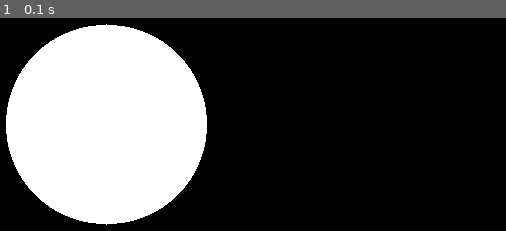
Above: before the commit, frame 1.
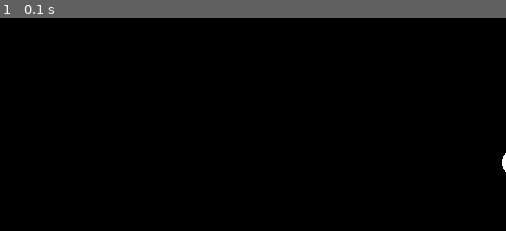
Above: after the commit, the same moment.

Repository: tyrvi/evo_layout
Game: pygame game, started from src/draw.py
Same seed, same stepped clock (60 frames per second), same inputs: the game is played once before the commit and once after it.
Inputs:
- Up to frame 1 (0.1 s): no input

The runs differ from the first frame. In frame 1, 29% of the frame differs, in the area x 1-100%, y 2-98%.

Commit message:
added todo list in README and code for creating a graph to test with

Diff:
--- a/src/draw.py
+++ b/src/draw.py
@@ -2,7 +2,7 @@
 from pygame import gfxdraw
 
 
-def draw():
+def draw_example():
     pygame.init()
     size = (600, 600)
     screen = pygame.display.set_mode(size)
@@ -13,7 +13,7 @@
     clock = pygame.time.Clock()
     fps = 40
 
-    gfxdraw.filled_circle(screen, 200, 200, 100, white)
+    gfxdraw.filled_circle(screen, 610, 238, 14, white)
 
     while not done:
         for event in pygame.event.get():
@@ -24,9 +24,9 @@
         pygame.display.flip()
 
 
-def main():
-    draw()
+def draw_graph(graph):
+    raise(NotImplementedError("draw_graph has not been implemented yet"))
 
 
 if __name__ == '__main__':
-    main()
+    draw_example()
--- a/src/graph.py
+++ b/src/graph.py
@@ -1,4 +1,5 @@
 import numpy as np
+
 
 class Graph:
     """A Graph is a list of vertices and a list of edges"""
@@ -6,14 +7,42 @@
         self.V = V
         self.E = E
 
+    def add_vertex(self, v):
+        self.V.append(v)
+
+    def add_edge(self, e):
+        self.E.append(e)
+
+    def __str__(self):
+        s = "Vertices:\n"
+        for v in self.V:
+            s += str(v) + "\n"
+        s += "Edges:\n"
+        for e in self.E:
+            s += str(e) + "\n"
+
+        return s
+
 
 class Vertex:
     """A Vertex consists of a 2-tuple for position, `pos`, and a 2-tuple for
     displacement, `disp`."""
-    def __init__(self, pos=[0, 0], disp=[0, 0], random=False):
+    def __init__(self, idx, pos=[0, 0], disp=[0, 0], radius=2, random=False, width=200, height=200):
         # TODO: allow for random instantiation of position
-        self.pos = np.array(pos)
-        self.disp = np.array(disp)
+        if random is True:
+            x = np.random.randint(0, width)
+            y = np.random.randint(0, height)
+            self.pos = np.array([x, y])
+            self.disp = np.array(disp)
+        else:
+            self.pos = np.array(pos)
+            self.disp = np.array(disp)
+
+        self.radius = radius
+        self.idx = idx
+
+    def __str__(self):
+        return "idx = {!s}, pos = {!s}, radius = {!s}, disp = {!s}".format(self.idx, self.pos, self.radius, self.disp)
 
 
 class Edge:
@@ -21,3 +50,28 @@
     def __init__(self, v1=None, v2=None):
         self.v1 = v1
         self.v2 = v2
+
+    def __str__(self):
+        return "{!s} <--> {!s}".format(self.v1.idx, self.v2.idx)
+
+
+def generate(num_v=6):
+    """Generate a graph"""
+    V = []
+    E = []
+    for i in range(num_v):
+        v = Vertex(i, random=True)
+        V.append(v)
+
+    E.append(Edge(V[0], V[1]))
+    E.append(Edge(V[0], V[3]))
+    E.append(Edge(V[0], V[4]))
+    E.append(Edge(V[1], V[2]))
+    E.append(Edge(V[2], V[5]))
+
+    return Graph(V, E)
+
+
+if __name__ == '__main__':
+    G = generate()
+    print(G)
--- a/src/nature.py
+++ b/src/nature.py
@@ -1,7 +1,8 @@
 import numpy as np
+from graph import generate
 
 
-def nature(graph, width, length, iterations=100, temp=1, cool=lambda t: t):
+def nature(graph, width=200, length=200, iterations=100, temp=1, cool=lambda t: t):
     """
     Graph drawing by forced-directed placement.
     temp is the maximum displacement of a given vertex on an iteration which
@@ -19,12 +20,17 @@
 
     for i in range(iterations):
         # calculate repulsive forces
+        x = input("Iteration {}: ".format(i))
+        if x != "":
+            break
+
         for v1 in graph.V:
             v1.disp = np.zeros(2)
             for v2 in graph.V:
                 if v1 is not v2:
                     d = v1.pos - v2.pos
                     norm = np.linalg.norm(d)
+                    print("d = {}, norm = {},\nv1 = {!s}\nv2 = {!s}".format(d, norm, v1, v2))
                     v1.disp = v1.disp + (d / norm) * fr(norm)
 
         # calculate attractive forces
@@ -48,3 +54,12 @@
             v.pos[1] = min(length/2, max(-length/2, v.pos[1]))
 
         temp = cool(temp)
+
+    return graph
+
+
+if __name__ == '__main__':
+    G = generate()
+    print(G)
+    G = nature(G, iterations=5)
+    print(G)
Not shown, changed: README.org
